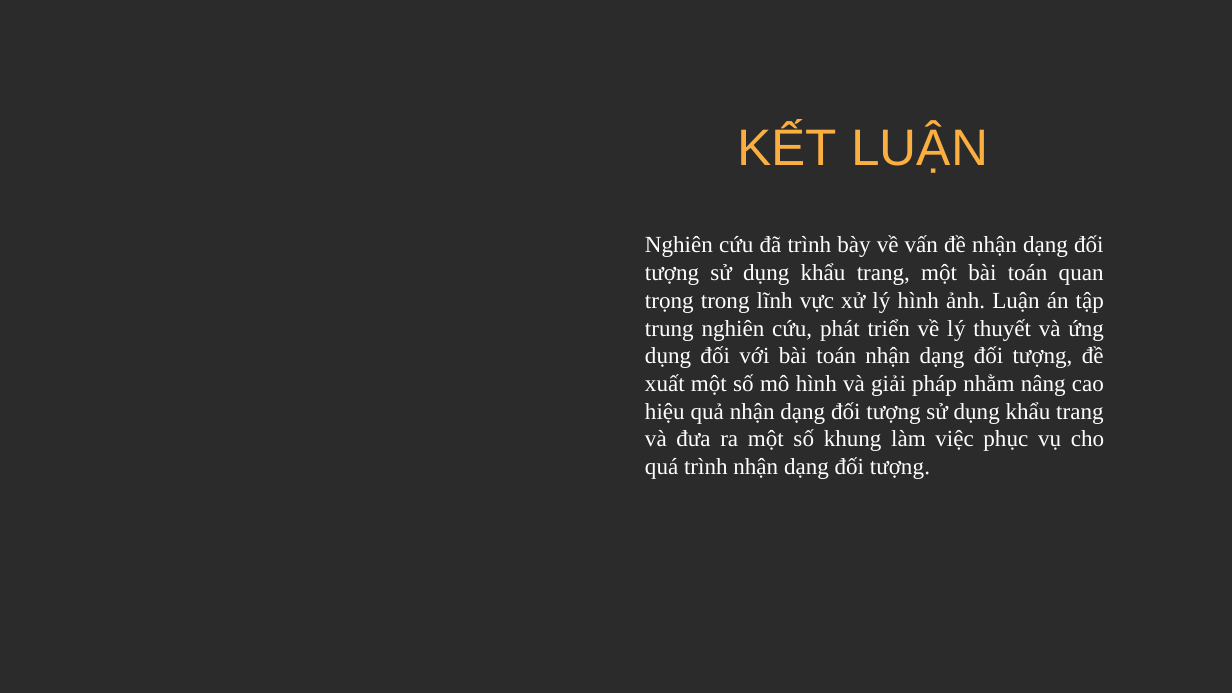
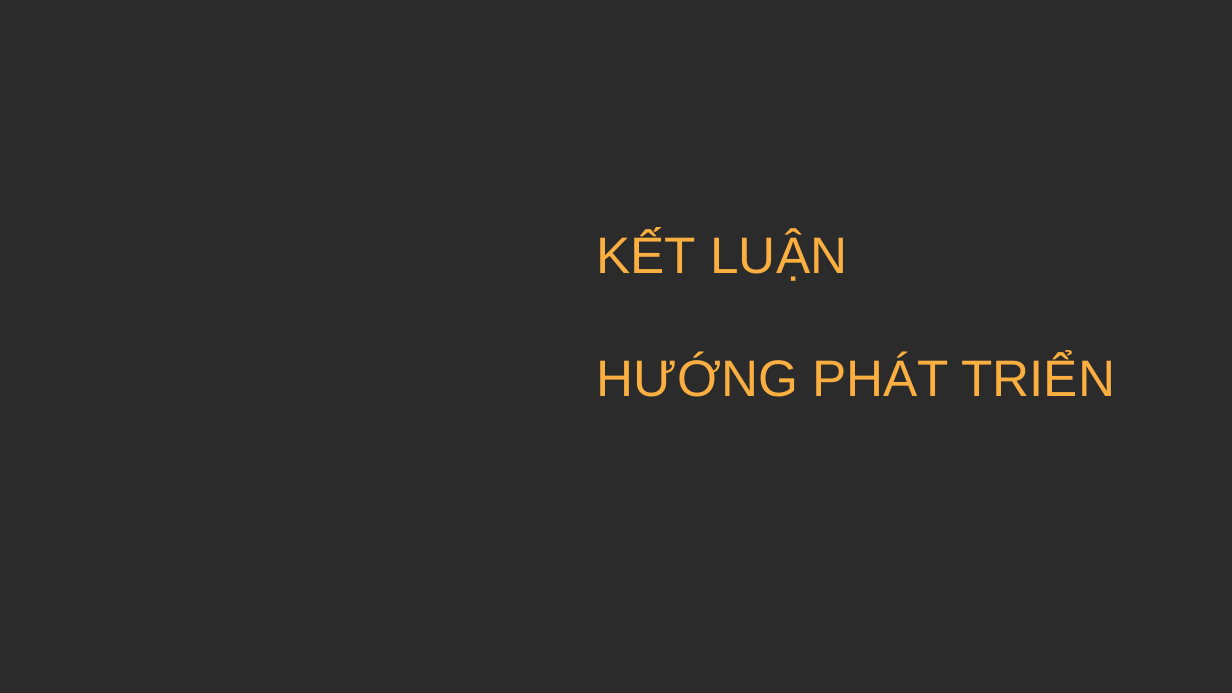
Before and after one commit to DarkDipper/Face-Mask-Detection-master, a slide deck: slide 13 of NCKH_XayDungHeThongNhanDangDoiTuongSuDungKhauTrang.pptx. Drawn at 1232x693 pixels with LibreOffice and Linux fonts; fonts in the diff are those of the drawing; background and template pictures are left out; a plain dark background stands for a picture behind light text. Boxes give left, top, right and bottom in pixels: in the first picture for what was removed or moved away, otherwise in the second. Text is boxed around its words. In the diff, an @@ line names an element or a change of style, - is before the commit and + after.

```diff
--- a/NCKH_XayDungHeThongNhanDangDoiTuongSuDungKhauTrang.pptx
+++ b/NCKH_XayDungHeThongNhanDangDoiTuongSuDungKhauTrang.pptx
@@ text "KẾT LUẬN": place and size @@
-text "KẾT LUẬN" at bbox=[737, 124, 988, 173]
+text "KẾT LUẬN" at bbox=[596, 232, 1115, 397]
@@ text removed at bbox=[645, 235, 1104, 479] @@
-Nghiên cứu đã trình bày về vấn đề nhận dạng đối tượng sử dụng khẩu trang, một bài toán quan trọng trong lĩnh vực xử lý hình ảnh. Luận án tập trung nghiên cứu, phát triển về lý thuyết và ứng dụng đối với bài toán nhận dạng đối tượng, đề xuất một số mô hình và giải pháp nhằm nâng cao hiệu quả nhận dạng đối tượng sử dụng khẩu trang và đưa ra một số khung làm việc phục vụ cho quá trình nhận dạng đối tượng.
@@ text at bbox=[596, 355, 1115, 397]: paragraph added @@
+HƯỚNG PHÁT TRIỂN
```
Also in this commit, not shown: 5 other slides changed, 1 slide removed, 9 other files.
